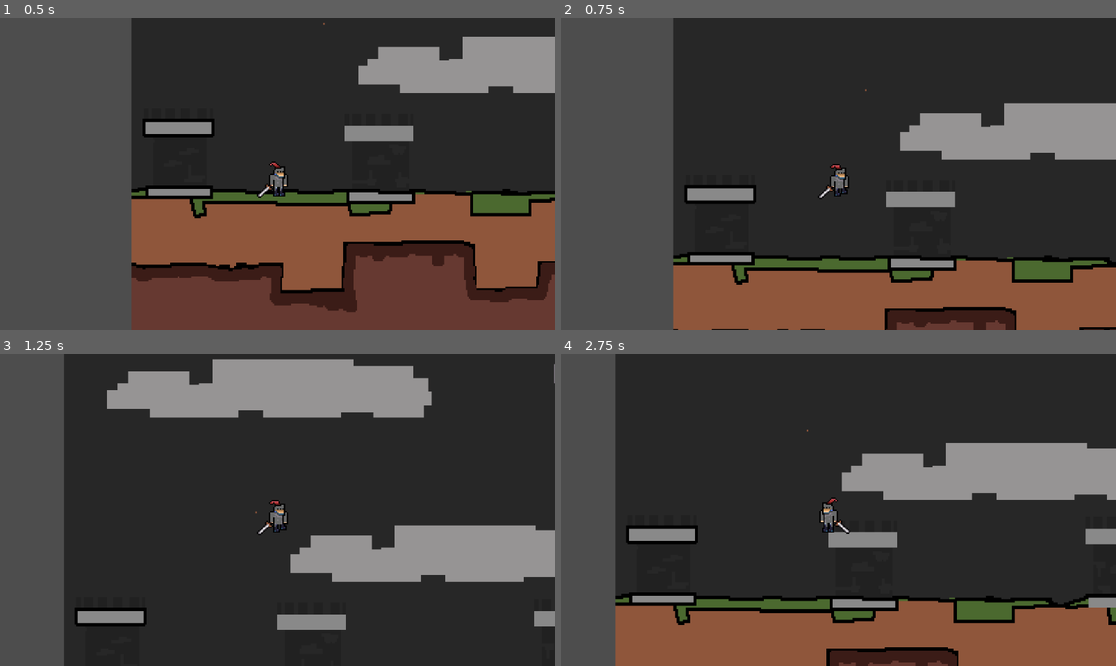
Above: before the commit, frames 1-4 (two rows, left to right).
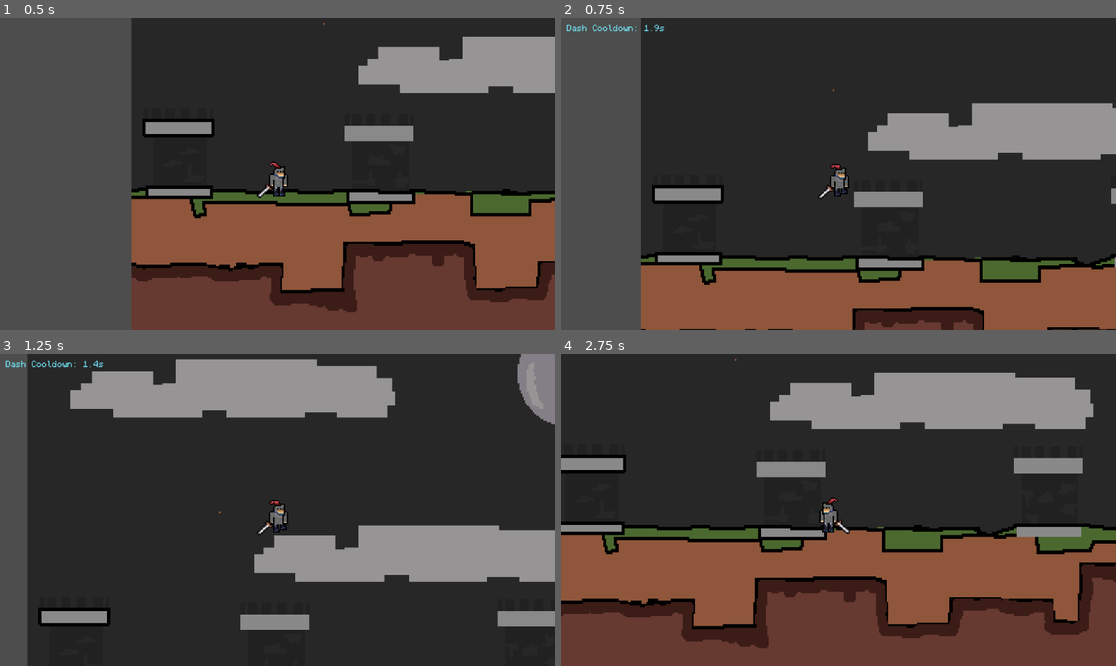
Above: after the commit, the same moments.

Repository: dityasanz/Game_2D_test-
Game: Godot game, scene res://scene/game.tscn
Same seed, same stepped clock (60 frames per second), same inputs: the game is played once before the commit and once after it.
Inputs:
- Up to frame 1 (0.5 s): no input
- Up to frame 2 (0.75 s): tap Enter (ui_accept) at 0.5 s; hold D (ui_right) from 0.53 s (still down); tap Shift (dash, bound only after the commit) at 0.6 s
- Up to frame 3 (1.25 s): keep holding D (ui_right); tap Enter (ui_accept) at 0.77 s
- Up to frame 4 (2.75 s): tap Shift (dash, bound only after the commit) at 1.35, 2.1 s; tap Enter (ui_accept) at 1.52 s; release D (ui_right) at 2.03 s; hold A (ui_left) from 2.03 s (still down)

Frame 1 is identical in both runs. In frame 2, 13% of the frame differs, in the area x 1-100%, y 0-100%; in frame 3, 15%; in frame 4, 64%, in the area x 0-100%, y 0-100%.

Commit message:
Add dash cooldown UI with Minecraft-style font

Diff:
--- a/asset character/character_body_2d.gd
+++ b/asset character/character_body_2d.gd
@@ -2,34 +2,73 @@
 
 const SPEED = 100.0
 const JUMP_VELOCITY = -400.0
+const DASH_SPEED = 350.0
+const DASH_TIME = 0.15
+const DASH_COOLDOWN = 2.0
+
 @onready var anim = $AnimatedSprite2D
+@onready var dash_cooldown_label: Label = get_tree().current_scene.get_node_or_null("DashCooldownUI/DashCooldownLabel")
 
 var jump_count = 0
 var max_jump = 2
+var dash_timer = 0.0
+var dash_cooldown_timer = 0.0
+var dash_direction = 1
+var is_dashing = false
 
 func _physics_process(delta: float) -> void:
+	if dash_timer > 0.0:
+		dash_timer -= delta
+	else:
+		is_dashing = false
+
+	if dash_cooldown_timer > 0.0:
+		dash_cooldown_timer = max(dash_cooldown_timer - delta, 0.0)
+
 	# 1. Reset Lompatan & Gravitasi
 	if is_on_floor():
 		jump_count = 0 # RESET DI SINI (Kapanpun menyentuh lantai)
-		if velocity.x != 0:
+		if velocity.x != 0 and not is_dashing:
 			anim.play("Run")
-		else:
+		elif not is_dashing:
 			anim.play("default")
 	else:
 		velocity += get_gravity() * delta
 		anim.play("Jump")
 
-	# 2. Input Gerakan (A/D)
-	var direction := Input.get_axis("ui_left", "ui_right")
-	if direction:
-		velocity.x = direction * SPEED
-		$AnimatedSprite2D.flip_h = direction < 0
+	# 2. Input Dash
+	if Input.is_action_just_pressed("dash") and dash_cooldown_timer <= 0.0:
+		is_dashing = true
+		dash_timer = DASH_TIME
+		dash_cooldown_timer = DASH_COOLDOWN
+		dash_direction = -1 if anim.flip_h else 1
+
+	# 3. Input Gerakan (A/D)
+	if is_dashing:
+		velocity.x = dash_direction * DASH_SPEED
 	else:
-		velocity.x = move_toward(velocity.x, 0, SPEED)
+		var direction := Input.get_axis("ui_left", "ui_right")
+		if direction:
+			velocity.x = direction * SPEED
+			$AnimatedSprite2D.flip_h = direction < 0
+		else:
+			velocity.x = move_toward(velocity.x, 0, SPEED)
 
-	# 3. Logika Lompat (Hanya satu blok input)
+	# 4. Logika Lompat (Hanya satu blok input)
 	if Input.is_action_just_pressed("ui_accept") and jump_count < max_jump:
 		velocity.y = JUMP_VELOCITY
 		jump_count += 1
 
 	move_and_slide()
+	update_dash_cooldown_ui()
+
+
+func update_dash_cooldown_ui() -> void:
+	if dash_cooldown_label == null:
+		return
+
+	if dash_cooldown_timer > 0.0:
+		dash_cooldown_label.visible = true
+		dash_cooldown_label.text = "Dash Cooldown: %.1fs" % dash_cooldown_timer
+	else:
+		dash_cooldown_label.visible = false
--- a/project.godot
+++ b/project.godot
@@ -45,6 +45,11 @@
 , Object(InputEventJoypadMotion,"resource_local_to_scene":false,"resource_name":"","device":-1,"axis":1,"axis_value":1.0,"script":null)
 ]
 }
+dash={
+"deadzone": 0.2,
+"events": [Object(InputEventKey,"resource_local_to_scene":false,"resource_name":"","device":0,"window_id":0,"alt_pressed":false,"shift_pressed":false,"ctrl_pressed":false,"meta_pressed":false,"pressed":false,"keycode":0,"physical_keycode":4194325,"key_label":0,"unicode":0,"location":0,"echo":false,"script":null)
+]
+}
 
 [physics]
 
--- a/scene/game.tscn
+++ b/scene/game.tscn
@@ -3,6 +3,7 @@
 [ext_resource type="Texture2D" uid="uid://q8qvmf2bexgs" path="res://asset character/lantai-0001.png" id="1_dbls1"]
 [ext_resource type="PackedScene" uid="uid://bhoihflwglhdn" path="res://asset character/character_body_2d.tscn" id="2_33cqm"]
 [ext_resource type="Texture2D" uid="uid://c8t5ukjnoi8ne" path="res://asset character/BG-0001.png" id="2_xwcet"]
+[ext_resource type="Theme" path="res://theme/minecraft_ui_theme.tres" id="3_mc_theme"]
 
 [sub_resource type="PhysicsMaterial" id="PhysicsMaterial_xwcet"]
 
@@ -96,3 +97,16 @@
 rotation = 3.1415927
 scale = Vector2(8316.265, 0.2659771)
 zoom = Vector2(2.01, 2.01)
+
+[node name="DashCooldownUI" type="CanvasLayer" parent="."]
+layer = 10
+
+[node name="DashCooldownLabel" type="Label" parent="DashCooldownUI"]
+visible = false
+theme = ExtResource("3_mc_theme")
+offset_left = 12.0
+offset_top = 12.0
+offset_right = 240.0
+offset_bottom = 36.0
+theme_override_colors/font_color = Color(0.45, 0.92, 1, 1)
+text = "Dash Cooldown: 0.0s"
--- /dev/null
+++ b/theme/minecraft_ui_theme.tres
@@ -0,0 +1,7 @@
+[gd_resource type="Theme" load_steps=2 format=3]
+
+[ext_resource type="FontFile" path="res://assets/fonts/Monocraft-ttf/Monocraft.ttf" id="1_mcfont"]
+
+[resource]
+default_font = ExtResource("1_mcfont")
+default_font_size = 16
Binary file added: assets/fonts/Monocraft-ttf/Monocraft.ttf
Not shown, added: assets/fonts/Monocraft-ttf/Monocraft.ttf.import
